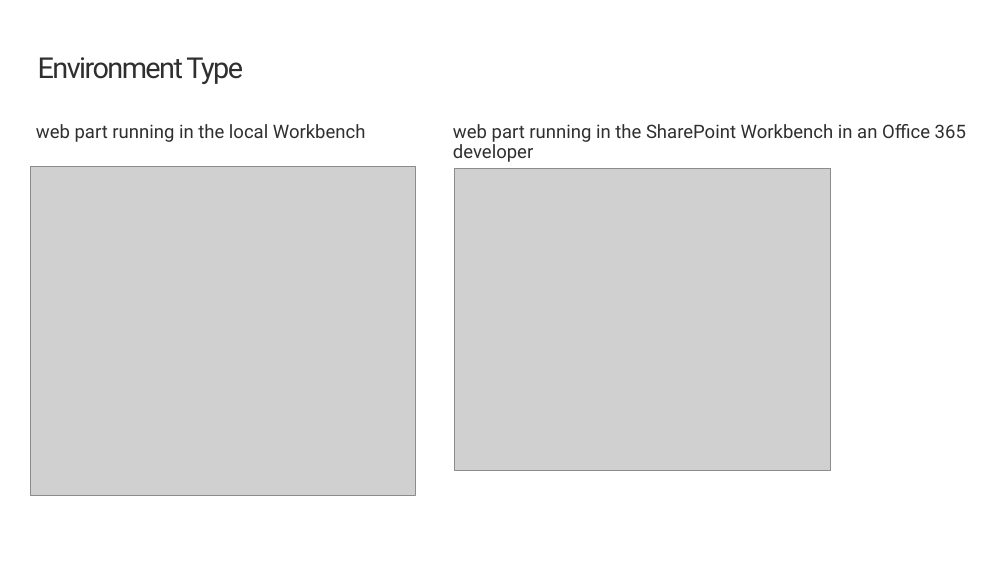
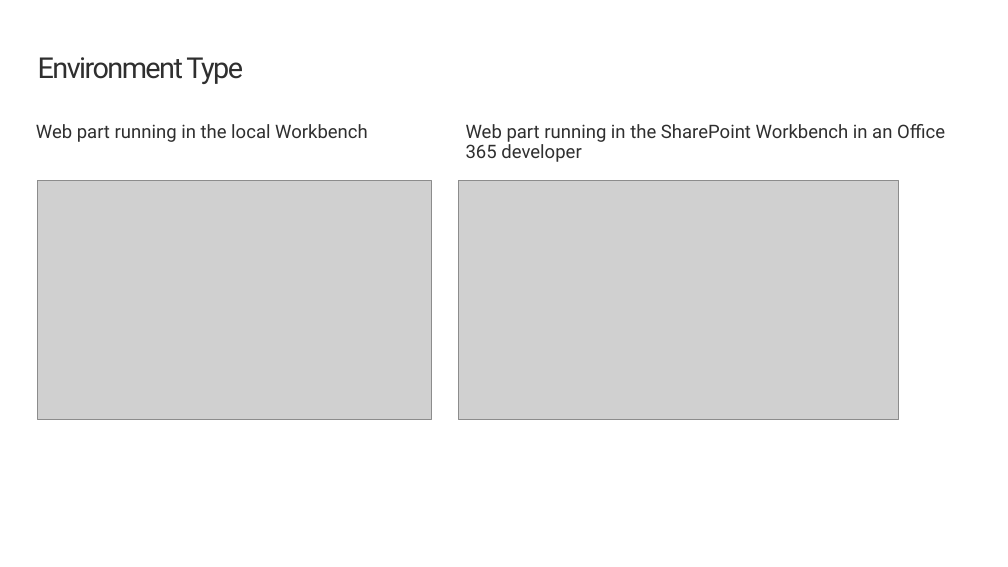
Before and after one commit to renahorton218/SharePoint-spfx-web-parts, a slide deck: slide 14 of 03-spfxapi.pptx. Drawn at 1008x567 pixels with LibreOffice and Linux fonts; fonts in the diff are those of the drawing; grey boxes stand for pictures; background and template pictures are left out. Boxes give left, top, right and bottom in pixels: in the first picture for what was removed or moved away, otherwise in the second. Text is boxed around its words. In the diff, an @@ line names an element or a change of style, - is before the commit and + after.

Commit message:
Update Ex 3 slide deck

```diff
--- a/03-spfxapi.pptx
+++ b/03-spfxapi.pptx
@@ text at box(36, 124, 368, 142): text changed @@
-web part running in the local Workbench
+Web part running in the local Workbench
@@ text at box(466, 124, 945, 162): text changed @@
-web part running in the SharePoint Workbench in an Office 365 developer
+Web part running in the SharePoint Workbench in an Office 365 developer
@@ picture: place and size @@
-picture at box(30, 167, 415, 495)
+picture at box(38, 180, 431, 419)
@@ picture: place and size @@
-picture at box(454, 168, 831, 470)
+picture at box(458, 180, 898, 419)
```
Also in this commit, not shown: 4 other slides changed.
